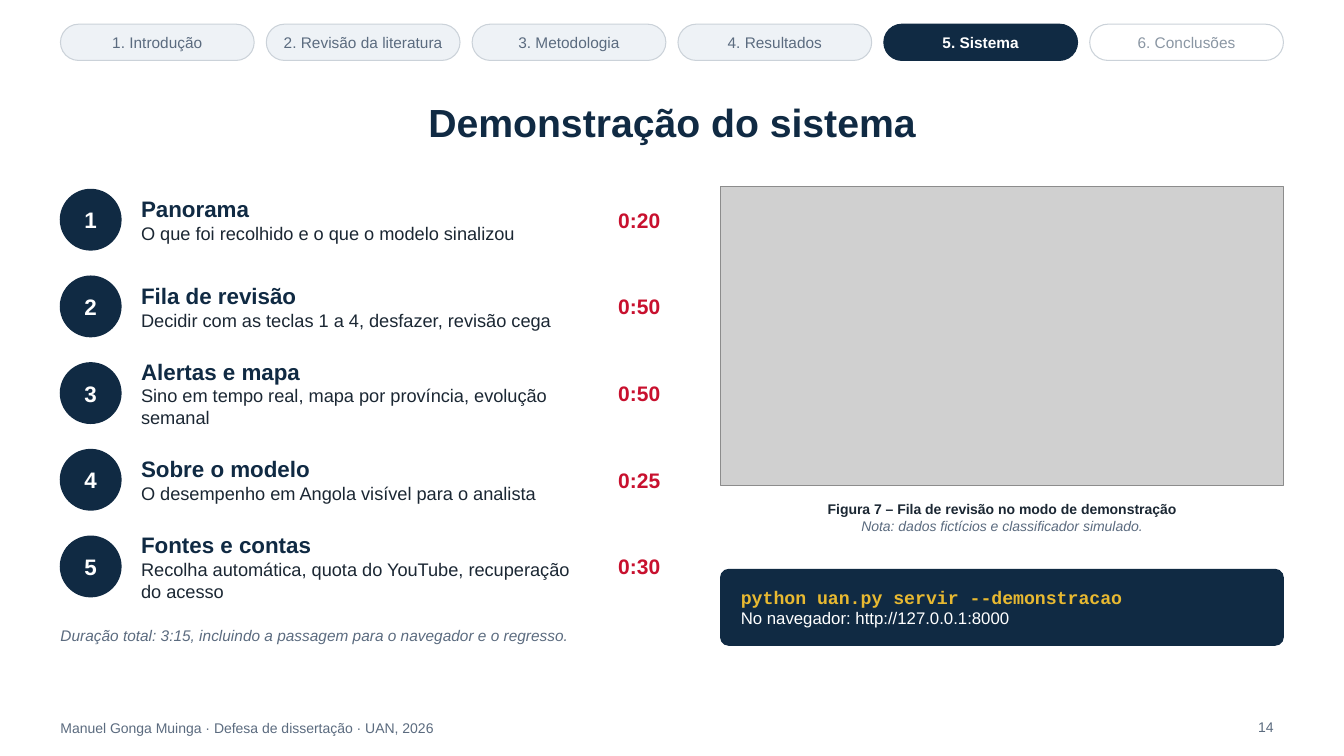
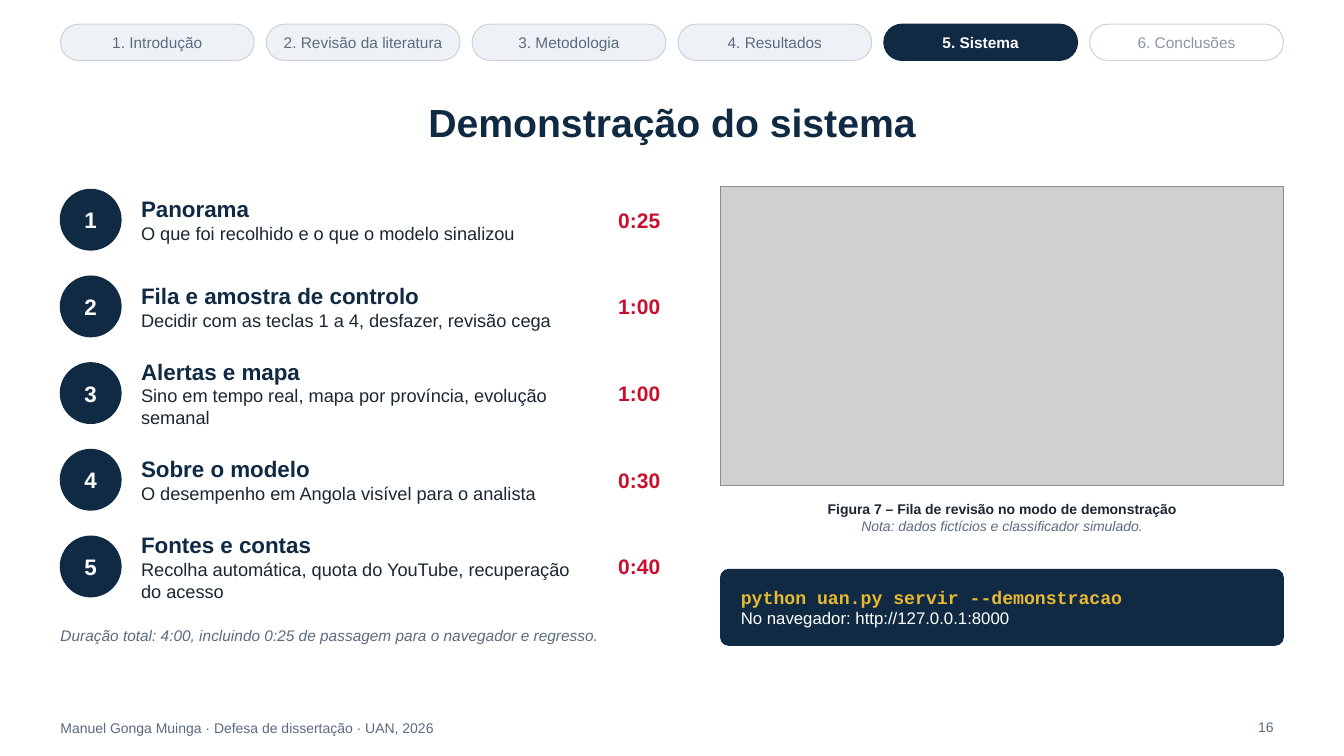
Before and after one commit to manuelmuinga/dissertacao-uan-angola, a slide deck: slide 16 of docs/Apresentacao_Defesa_UAN.pptx (slide 14 before the commit). Drawn at 1344x756 pixels with LibreOffice and Linux fonts; fonts in the diff are those of the drawing; grey boxes stand for pictures. Boxes give left, top, right and bottom in pixels: in the first picture for what was removed or moved away, otherwise in the second. Text is boxed around its words. In the diff, an @@ line names an element or a change of style, - is before the commit and + after.

```diff
--- a/docs/Apresentacao_Defesa_UAN.pptx
+++ b/docs/Apresentacao_Defesa_UAN.pptx
@@ text at box(618, 213, 660, 229): text changed @@
-0:20
+0:25
@@ text at box(141, 287, 419, 305): text changed @@
-Fila de revisão
+Fila e amostra de controlo
@@ text at box(618, 299, 660, 315): text changed @@
-0:50
+1:00
@@ text at box(618, 386, 660, 402): text changed @@
-0:50
+1:00
@@ text at box(618, 473, 660, 489): text changed @@
-0:25
+0:30
@@ text at box(618, 559, 660, 575): text changed @@
-0:30
+0:40
@@ text at box(60, 630, 598, 644): text changed @@
-Duração total: 3:15, incluindo a passagem para o navegador e o regresso.
+Duração total: 4:00, incluindo 0:25 de passagem para o navegador e regresso.
@@ page number at box(1258, 722, 1274, 732): text changed @@
-14
+16
```
Also in this commit, not shown: 5 other slides changed, 3 slides added, 2 other files.
